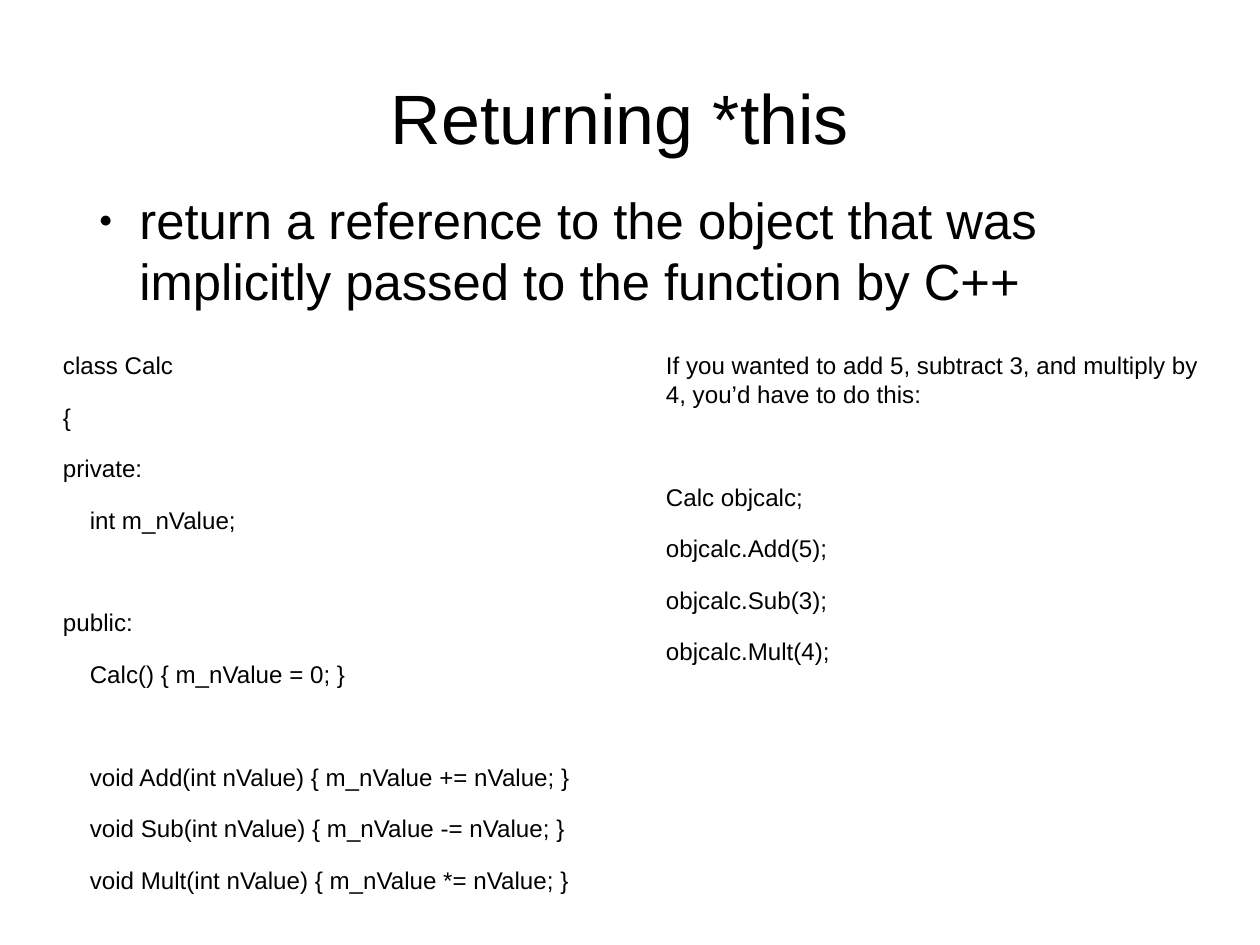
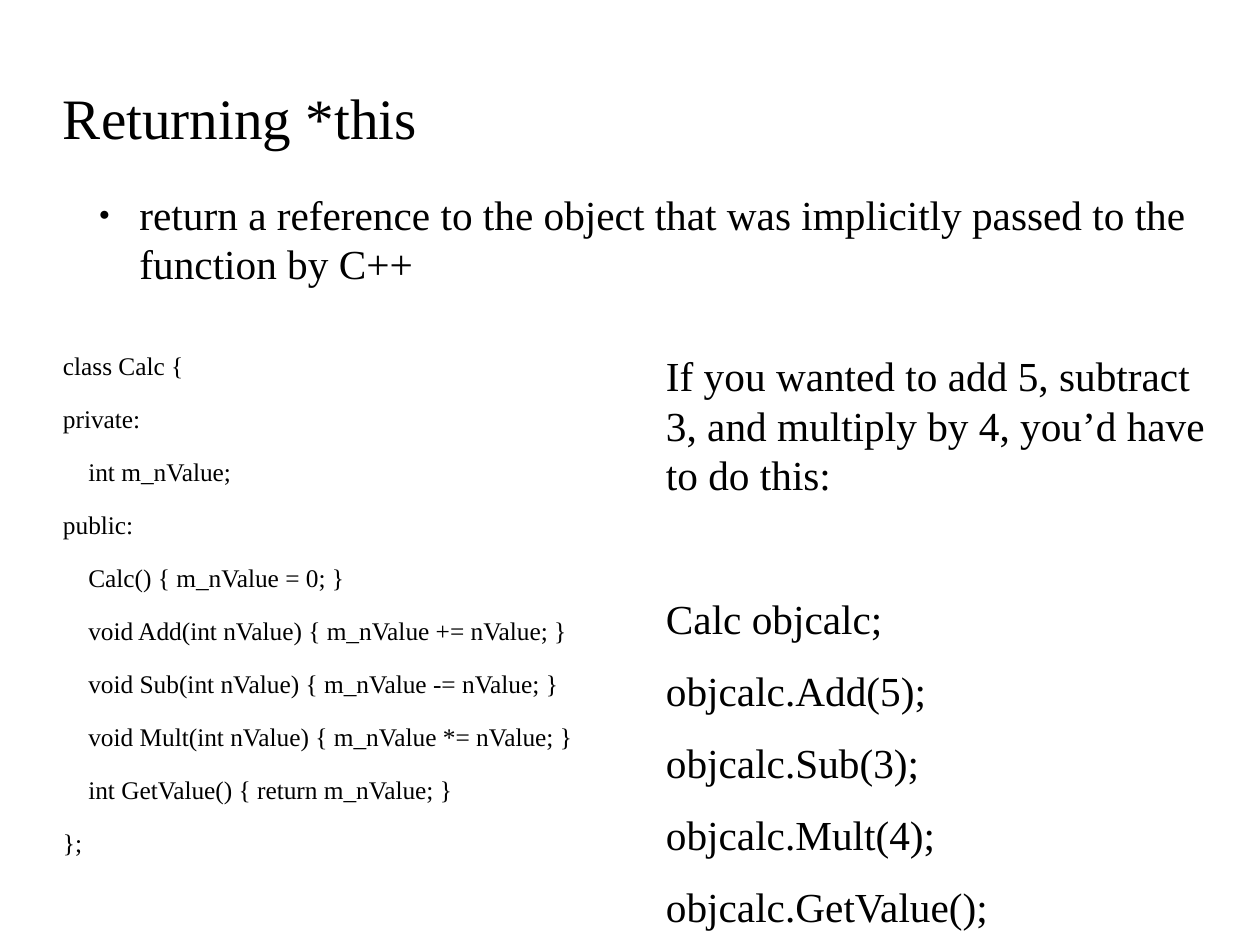
Before and after one commit to kks32/cpp-software-development, a slide deck: slide 6 of Ex8_Pointers_III/Ex8_Pointers-III.odp. Drawn at 1260x945 pixels with LibreOffice and Linux fonts; fonts in the diff are those of the drawing; background and template pictures are left out. Boxes give left, top, right and bottom in pixels: in the first picture for what was removed or moved away, otherwise in the second. Text is boxed around its words. In the diff, an @@ line names an element or a change of style, - is before the commit and + after.

```diff
--- a/Ex8_Pointers_III/Ex8_Pointers-III.odp
+++ b/Ex8_Pointers_III/Ex8_Pointers-III.odp
@@ title "Returning *this": place and size @@
-title "Returning *this" at [391,93,849,157]
+title "Returning *this" at [63,99,417,150]
@@ title "Returning *this" at [63,99,417,150]: size 44 to 36 pt, font Arial to Times New Roman; alignment centre to left @@
@@ text "return a reference to the ..." at [139,201,1185,288]: size 32 to 26 pt, font Arial to Times New Roman @@
@@ text at [63,357,164,376]: text changed; size 15.2 to 16 pt; font Arial to Times New Roman @@
-class Calc
-{
+class Calc {
@@ text at [666,362,1205,859]: size 15.2 to 26 pt, font Arial to Times New Roman in "If you wanted to add 5, subtract ...", "Calc objcalc;", "objcalc.Add(5);", "objcalc.Sub(3);" and 1 more places @@
@@ text at [63,411,553,804]: size 15.2 to 16 pt, font Arial to Times New Roman @@
@@ text at [666,893,988,931]: paragraph added @@
+objcalc.GetValue();
```
Also in this commit, not shown: 7 other slides changed, 2 slides added, 1 other file.
